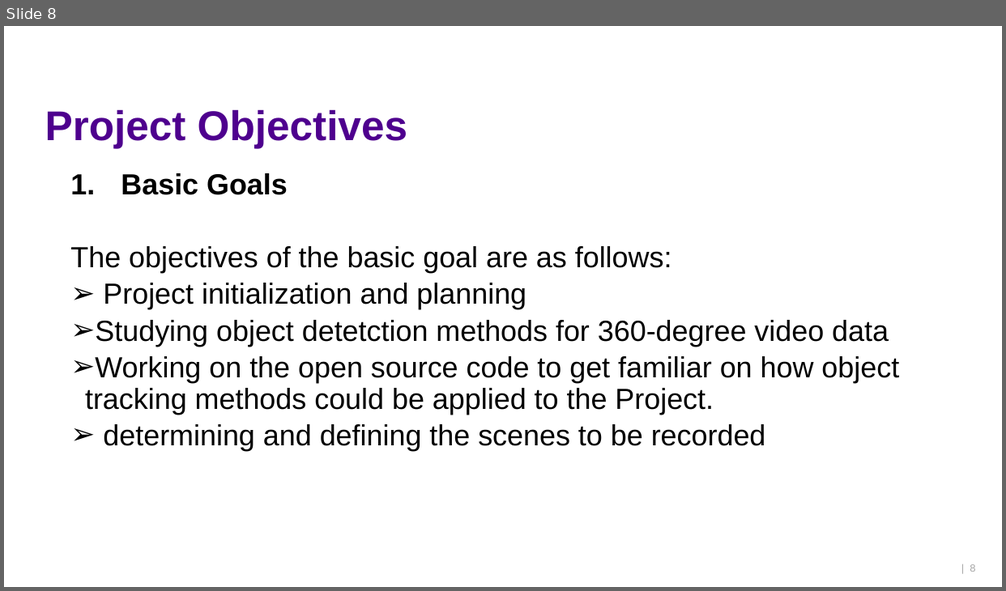
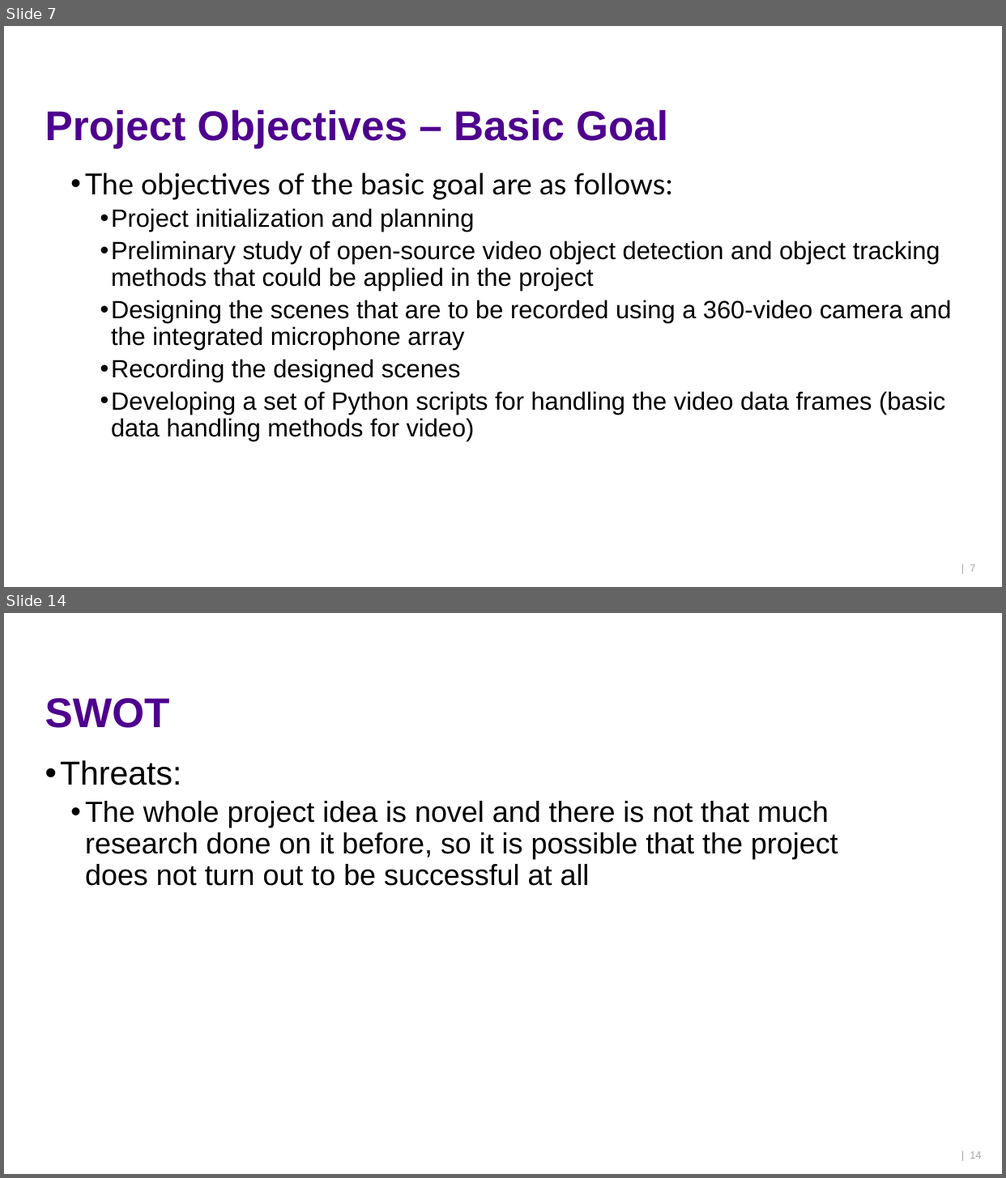
Before and after one commit to ktlhtn/AutoSTAnnot, a slide deck: Power point files/Project plan report.pptx. Shown one above the other, each under a label of ours: slide 8 before the commit, slides 7 and 14 after it; the slides between them are not shown. The pictures are 1006x591 and 1006x1178 pixels, drawn with LibreOffice and Linux fonts; fonts in the diff are those of the drawing; background and template pictures are left out. Boxes give left, top, right and bottom in pixels: in the first picture for what was removed or moved away, otherwise in the second. Text is boxed around its words. In the diff, an @@ line names an element or a change of style, - is before the commit and + after.

```diff
--- a/Power point files/Project plan report.pptx
+++ b/Power point files/Project plan report.pptx
@@ slide 14 added at <box>4,613,1002,1174</box>, background #FFFFFF @@
@@ title added at <box>45,698,170,728</box>, 40 pt, text #4E008E, bold @@
+SWOT
@@ text added at <box>60,760,838,886</box>, 28 pt, text #000000 @@
+• Threats:
+  • The whole project idea is novel and there is not that much research done on it before, so it is possible that the project does not turn out to be successful at all
@@ page number added at <box>970,1152,981,1159</box>, 10 pt, text #A6A6A6 @@
+| 14
@@ what was slide 8 is now slide 7 @@
@@ slide 7 changed as well @@
@@ title at <box>45,109,668,148</box>: text changed @@
-Project Objectives
+Project Objectives – Basic Goal
@@ text at <box>85,173,673,232</box>: font Arial to Lato in "The objectives of the basic goal are ..."; size 28 to 24 pt in "Project initialization and planning"; bullet none to •; bullet ➢ to •; list level 2 to 3 in "Project initialization and planning" @@
@@ text at <box>121,173,288,195</box>: paragraph removed @@
-  1. Basic Goals
@@ text at <box>111,241,951,441</box>: text changed; size 28 to 24 pt @@
-  ➢ Studying object detetction methods for 360-degree video data
-  ➢ Working on the open source code to get familiar on how object tracking methods could be applied to the Project.
-  ➢ determining and defining the scenes to be recorded
+    • Preliminary study of open-source video object detection and object tracking methods that could be applied in the project
+    • Designing the scenes that are to be recorded using a 360-video camera and the integrated microphone array
+    • Recording the designed scenes
+    • Developing a set of Python scripts for handling the video data frames (basic data handling methods for video)
@@ page number at <box>970,565,975,572</box>: text changed @@
-| 8
+| 7
```
Also in this commit, not shown: 8 other slides changed, 7 other slides added, 1 slide removed, 2 other files.
